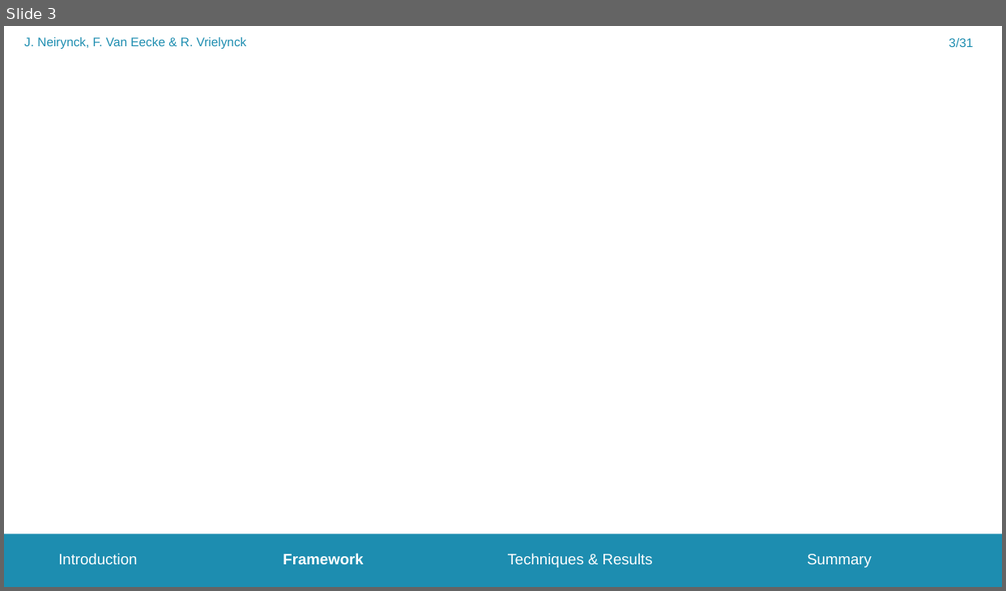
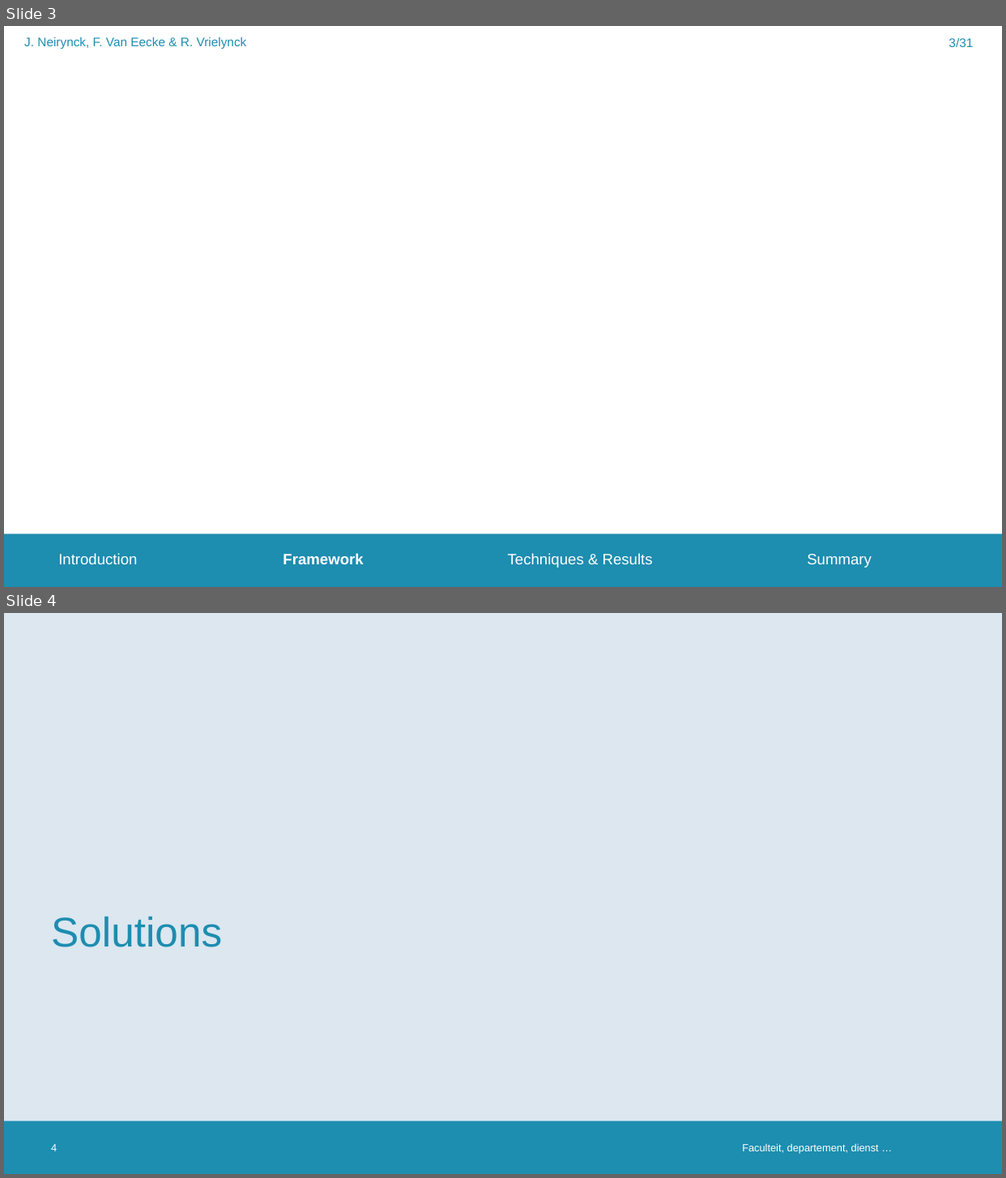
Before and after one commit to FrederikVanEecke/PresentationClusters, a slide deck: NanoparticleToxicity.pptx. Shown one above the other, each under a label of ours: slide 3 before the commit, slides 3 and 4 after it. The pictures are 1006x591 and 1006x1178 pixels, drawn with LibreOffice and Linux fonts; fonts in the diff are those of the drawing; background and template pictures are left out. Boxes give left, top, right and bottom in pixels: in the first picture for what was removed or moved away, otherwise in the second. Text is boxed around its words. In the diff, an @@ line names an element or a change of style, - is before the commit and + after.

```diff
--- a/NanoparticleToxicity.pptx
+++ b/NanoparticleToxicity.pptx
@@ slide 4 added at bbox=[4, 613, 1002, 1174], background #FFFFFF; not listed: 1 template element that a slide beside it also shows @@
@@ rectangle added at bbox=[4, 613, 1002, 1122], fill #DCE7F0 @@
@@ title added at bbox=[51, 917, 222, 948], 40 pt, text #1D8DB0 @@
+Solutions
@@ page number added at bbox=[51, 1144, 57, 1152], 10 pt, text #FFFFFF @@
+4
@@ text added at bbox=[742, 1144, 879, 1154], 10 pt, text #FFFFFF @@
+Faculteit, departement, dienst …
```
Also in this commit, not shown: 1 slide changed.
